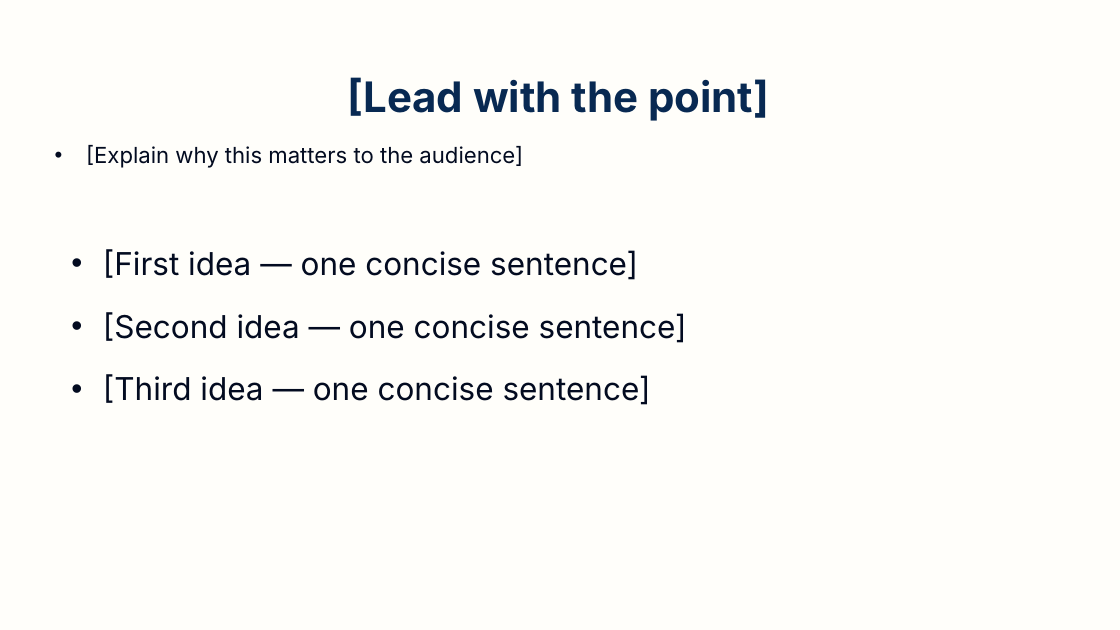
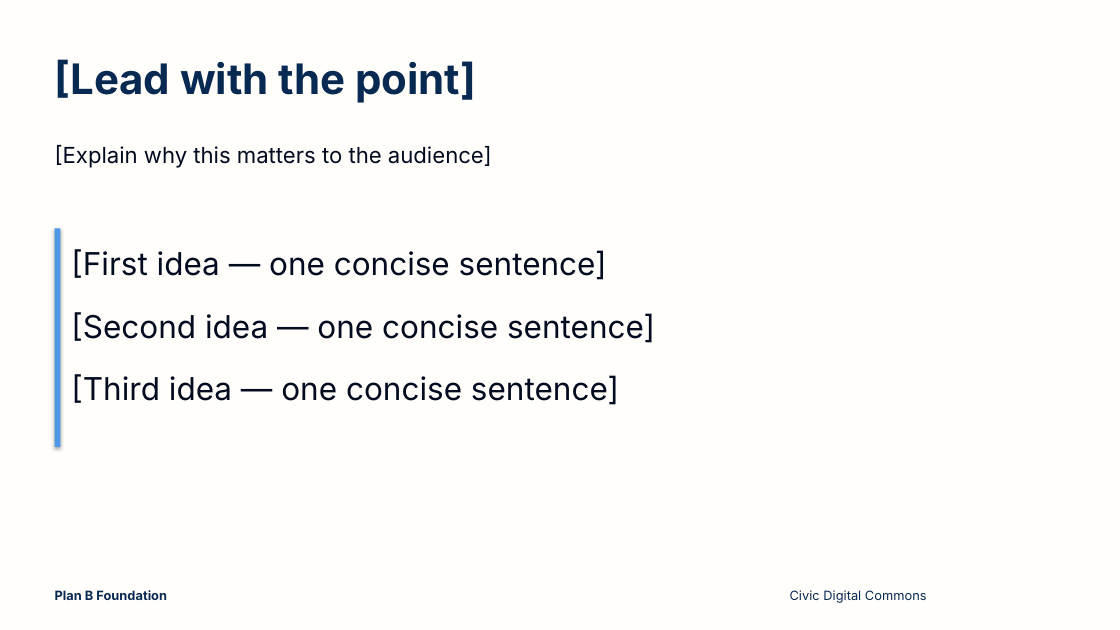
Before and after one commit to LuganoPlanB/branding, a slide deck: slide 3 of slides/planb-starter.pptx. Drawn at 1120x630 pixels with LibreOffice and Linux fonts; fonts in the diff are those of the drawing. Boxes give left, top, right and bottom in pixels: in the first picture for what was removed or moved away, otherwise in the second. Text is boxed around its words. In the diff, an @@ line names an element or a change of style, - is before the commit and + after.

```diff
--- a/slides/planb-starter.pptx
+++ b/slides/planb-starter.pptx
@@ title "[Lead with the point]" at box(55, 59, 476, 103): alignment centre to left; vertical alignment middle to top @@
@@ text "[Explain why this matters to ..." at box(55, 145, 492, 168): bullet • to none @@
@@ rectangle added at box(55, 229, 60, 447), fill #4F97E9 @@
@@ text "[First idea — one concise ..." at box(71, 249, 655, 405): bullet • to none @@
@@ text added at box(55, 590, 167, 605), 11 pt, text #082952, bold @@
+Plan B Foundation
@@ text added at box(790, 590, 927, 603), 11 pt, text #082952 @@
+Civic Digital Commons
```
Also in this commit, not shown: 9 other slides changed, 2 other files.
